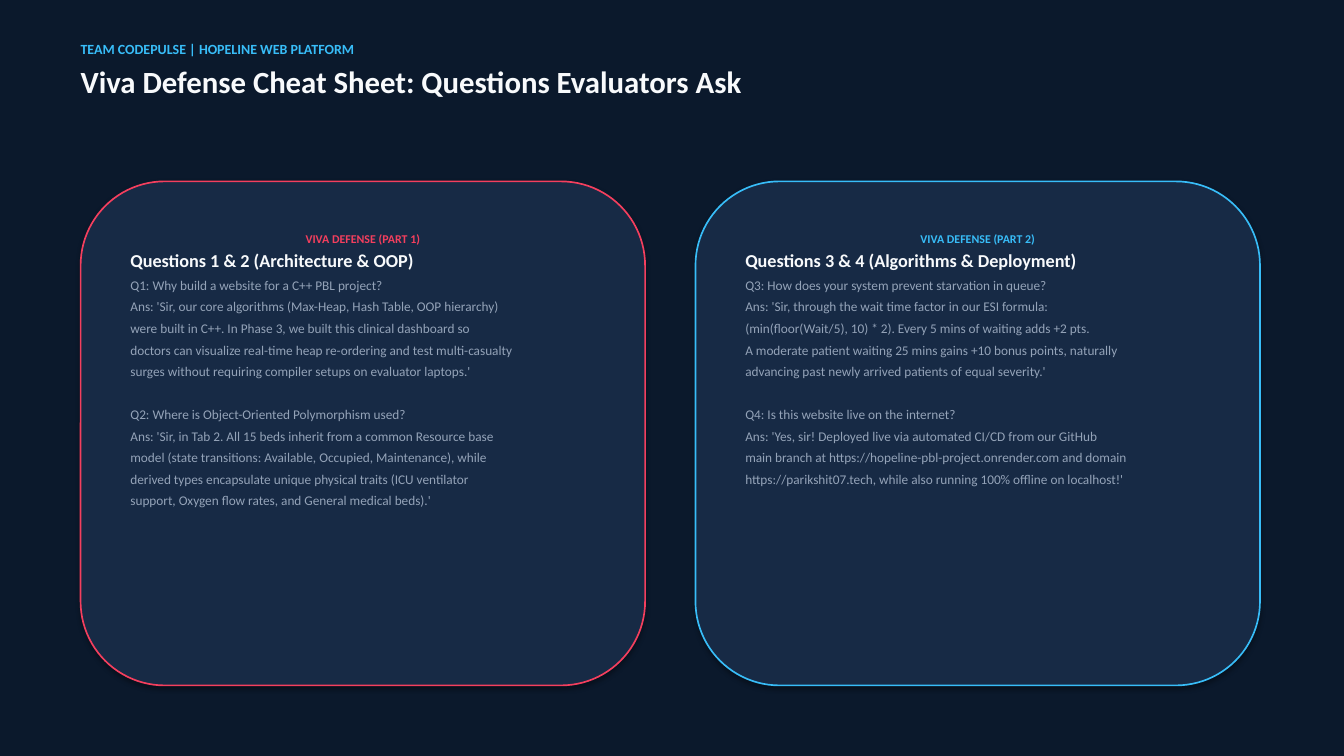
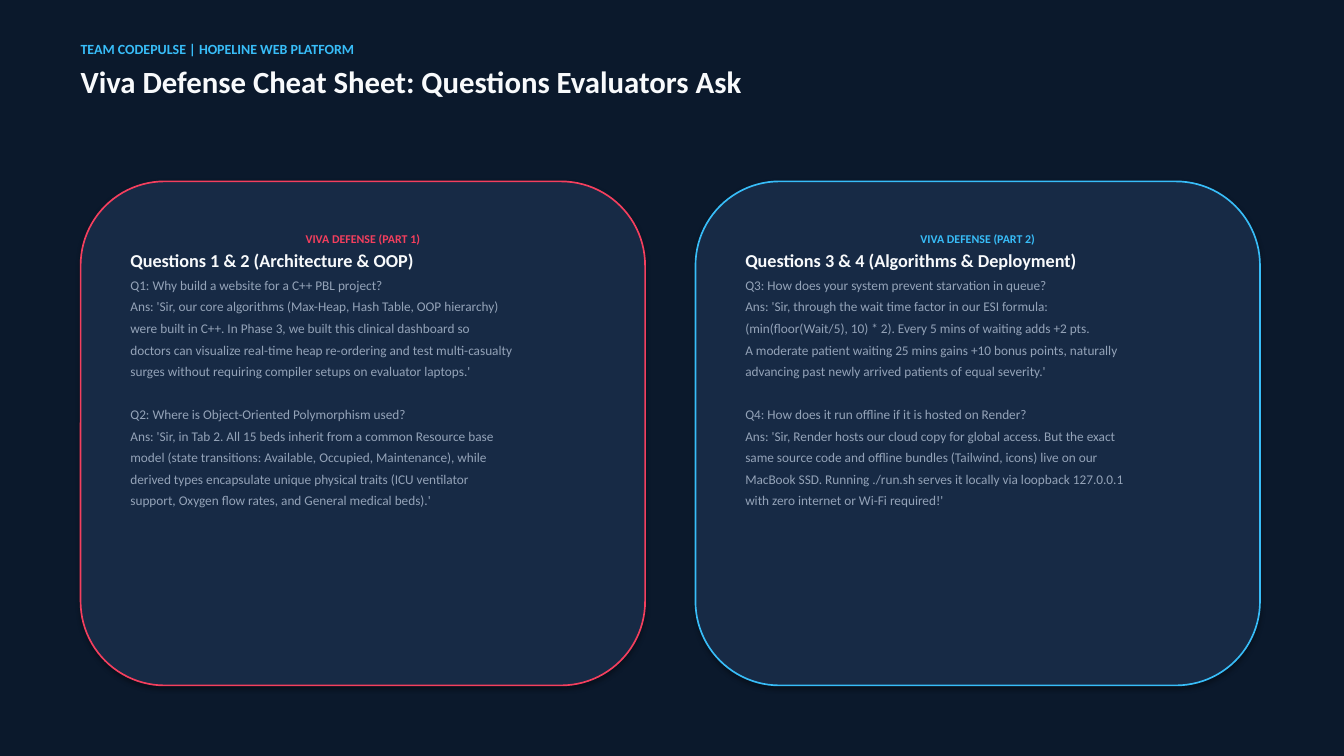
Before and after one commit to khannashivansh03coder/hopeline-pbl-project, a slide deck: slide 11 of parikshit_develope/HopeLine_CodePulse_Guide.pptx. Drawn at 1344x756 pixels with LibreOffice and Linux fonts; fonts in the diff are those of the drawing. Boxes give left, top, right and bottom in pixels: in the first picture for what was removed or moved away, otherwise in the second. Text is boxed around its words. In the diff, an @@ line names an element or a change of style, - is before the commit and + after.

Commit message:
Update PPT presentation with Dual-Mode Architecture: Render Cloud vs Localhost Offline

```diff
--- a/parikshit_develope/HopeLine_CodePulse_Guide.pptx
+++ b/parikshit_develope/HopeLine_CodePulse_Guide.pptx
@@ text in rounded rectangle at <box>745,410,1123,507</box>: text changed @@
-Q4: Is this website live on the internet?
-Ans: 'Yes, sir! Deployed live via automated CI/CD from our GitHub
-main branch at https://hopeline-pbl-project.onrender.com and domain
-https://parikshit07.tech, while also running 100% offline on localhost!'
+Q4: How does it run offline if it is hosted on Render?
+Ans: 'Sir, Render hosts our cloud copy for global access. But the exact
+same source code and offline bundles (Tailwind, icons) live on our
+MacBook SSD. Running ./run.sh serves it locally via loopback 127.0.0.1
+with zero internet or Wi-Fi required!'
```
Also in this commit, not shown: 5 other slides changed.
